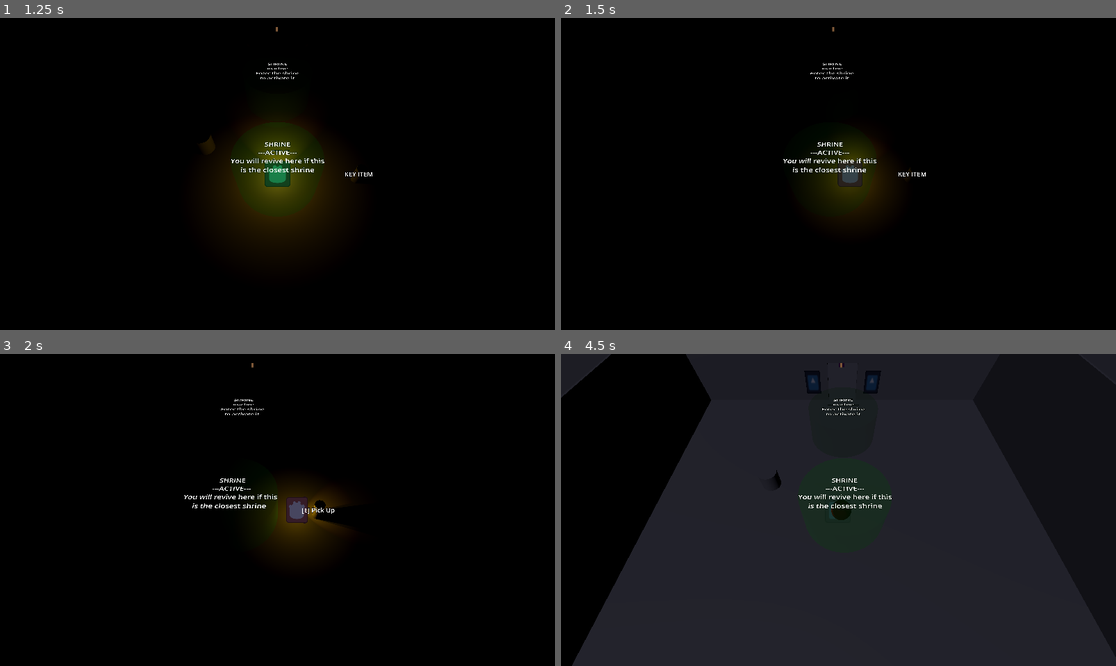
Above: before the commit, frames 1-4 (two rows, left to right).
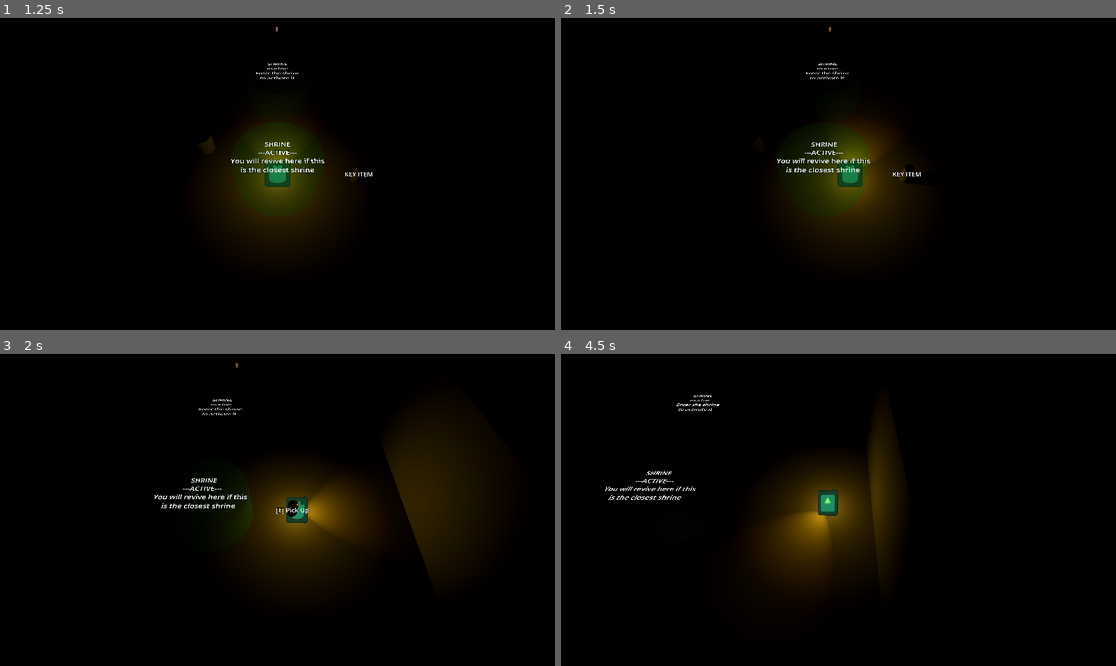
Above: after the commit, the same moments.

Repository: Rusty-Rat-Studios/dead-living-and-dying
Game: Godot game, scene res://game.tscn
The game is run twice, just before and just after one commit, with the same random seed, the same clock (stepped at 60 frames per second) and the same inputs. The engine's default icon, where the game draws it, is replaced by a stand-in: a white triangle on a blue panel in a dark square.
Inputs (mouse positions are in pixels of both pictures, inside the frame that each line leads up to):
- Up to frame 1 (1.25 s): click "START" at 0.5 s
- Up to frame 2 (1.5 s): tap Enter at 1.25 s; move the mouse to (960, 158) at 1.27 s; hold Right (ui_right) from 1.28 s (still down); tap Tab at 1.35 s
- Up to frame 3 (2 s): keep holding Right (ui_right); tap Keypad Enter (ui_accept) at 1.52 s
- Up to frame 4 (4.5 s): move the mouse to (727, 525) at 2.02 s; release Right (ui_right) at 2.03 s; hold Down (ui_down) 2.03-2.78 s; tap E (interact) at 2.1 s; tap Keypad Enter (ui_accept) at 2.27, 3.77 s; tap Tab at 2.3, 3.05, 3.6, 4.35 s; move the mouse to (894, 441) at 2.77 s; press the mouse at (894, 441) at 2.78 s; hold Right (ui_right) 2.78-3.53 s; move the mouse to (810, 572) at 3.52 s; release the mouse at (810, 572) at 3.53 s; hold Up (ui_up) 3.53-4.28 s; move the mouse to (1005, 556) at 4.27 s; hold Left (ui_left) from 4.28 s (still down)

Frame 1 is identical in both runs. In frame 2, 2.7% of the frame differs, in the area x 38-66%, y 2-64%; in frame 3, 9.1%; in frame 4, 71%, in the area x 0-100%, y 0-100%.

Commit message:
Cleanup and refactor player state machine to use enum

Diff:
--- a/autoloads/player_handler.gd
+++ b/autoloads/player_handler.gd
@@ -10,4 +10,14 @@
 
 # globally access player state
 func get_player_state() -> String:
-	return get_node("/root/Game/StateMachine").current_state.name
+	var sm: Node = player._state_machine
+	match sm.current_state:
+		sm.States.LIVING:
+			return "Living"
+		sm.States.DYING:
+			return "Dying"
+		sm.States.DEAD:
+			return "Dead"
+
+	push_error("Attempting to access invalid state: " + str(sm.current_state))
+	return ""
--- a/game.gd
+++ b/game.gd
@@ -26,17 +26,8 @@
 	SignalBus.player_state_changed.connect(_on_player_state_changed)
 
 
-func _unhandled_input(event: InputEvent) -> void:
-	state_machine.process_input(event)
-
-
-func _physics_process(delta: float) -> void:
-	# handle basic movement before passing to state-specific actions
-	state_machine.process_physics(delta)
-
-
-func _process(delta: float) -> void:
-	state_machine.process_frame(delta)
+#func _unhandled_input(event: InputEvent) -> void:
+	#state_machine.process_input(event)
 
 
 func reset() -> void:
--- a/game.tscn
+++ b/game.tscn
@@ -38,27 +38,17 @@
 visible = false
 light_color = Color(0.29219, 0.29219, 0.29219, 1)
 
-[node name="StateMachine" type="Node" parent="." node_paths=PackedStringArray("starting_state")]
+[node name="StateMachine" type="Node" parent="."]
 script = ExtResource("3_fg5sk")
-starting_state = NodePath("Living")
-
-[node name="Dead" type="Node" parent="StateMachine" node_paths=PackedStringArray("state_dead", "state_living", "state_dying")]
+
+[node name="Dead" type="Node" parent="StateMachine"]
 script = ExtResource("6_bheuf")
-state_dead = NodePath(".")
-state_living = NodePath("../Living")
-state_dying = NodePath("../Dying")
-
-[node name="Living" type="Node" parent="StateMachine" node_paths=PackedStringArray("state_dead", "state_living", "state_dying")]
+
+[node name="Living" type="Node" parent="StateMachine"]
 script = ExtResource("7_unc66")
-state_dead = NodePath("../Dead")
-state_living = NodePath(".")
-state_dying = NodePath("../Dying")
-
-[node name="Dying" type="Node" parent="StateMachine" node_paths=PackedStringArray("state_dead", "state_living", "state_dying")]
+
+[node name="Dying" type="Node" parent="StateMachine"]
 script = ExtResource("8_isvo6")
-state_dead = NodePath("../Dead")
-state_living = NodePath("../Living")
-state_dying = NodePath(".")
 
 [node name="WorldGrid" type="Node3D" parent="."]
 
--- a/player/player.gd
+++ b/player/player.gd
@@ -1,12 +1,14 @@
 class_name Player
 extends CharacterBody3D
 
+const BASE_SPEED: float = 6.0
+
 # player state machine, sibling node under Game node
-var state_machine: Node
+var _state_machine: Node
 # used to track player corpse - handled by states
-var corpse: Corpse
+var _corpse: Corpse
 
-@onready var speed: float = 6.0
+@onready var speed: float = BASE_SPEED
 # light variables used by state machine to adjust light strength based on state
 @onready var light_omni: OmniLight3D = $OmniLight3D
 @onready var light_spot: SpotLight3D = $SpotLight3D
@@ -24,10 +26,11 @@
 	SignalBus.item_picked_up.connect(_on_item_picked_up)
 
 
-func init(_state_machine: Node, _corpse: Corpse) -> void:
-	self.state_machine = _state_machine
+func init(state_machine: Node, corpse: Corpse) -> void:
+	print("player init")
+	_state_machine = state_machine
 	# set reference to player corpse
-	self.corpse = _corpse
+	_corpse = corpse
 
 
 func reset() -> void:
@@ -35,10 +38,10 @@
 	position = starting_position
 	hurtbox.reset()
 
-	state_machine.change_state(state_machine.starting_state)
+	_state_machine.change_state(_state_machine.starting_state)
 
 	camera.reset()
-	corpse.reset()
+	_corpse.reset()
 
 
 func _physics_process(delta: float) -> void:
--- a/player/state_machine/player_state.gd
+++ b/player/state_machine/player_state.gd
@@ -1,18 +1,15 @@
 class_name PlayerState
-extends State
+extends Node
 
-@export var state_dead: State
-@export var state_living: State
-@export var state_dying: State
+enum States {LIVING, DYING, DEAD}
 
-@export var speed: float = 6.0
+var _parent: Player
+var _state_machine: Node
 
-# reference to player passed into states to allow state-based control
-var parent: Player
-
-func enter() -> void:
-	pass
+func init(parent: Player, state_machine: Node) -> void:
+	_parent = parent
+	_state_machine = state_machine
 
 
-func process_input(_event: InputEvent) -> State:
-	return null
+func change_state(new_state: int) -> void:
+	_state_machine.change_state(new_state)
--- a/player/state_machine/player_state_machine.gd
+++ b/player/state_machine/player_state_machine.gd
@@ -1,41 +1,49 @@
 class_name StateMachine
 extends Node
 
-@export var starting_state: State
-var current_state: State
+enum States {LIVING, DYING, DEAD}
+var current_state: int
+# track node for calling functions of child state nodes
+var _current_state_node: Node
+
+@onready var _starting_state: int = States.LIVING
+
+func init(parent: Node3D) -> void:
+	# initialize all child states with reference to parent and state machine
+	for state: Node in get_children():
+		state.init(parent, self)
+
+	change_state(_starting_state)
 
 
-func init(parent: Node3D) -> void:
-	# give each child (state) a reference to parent it belongs to
-	# and enter default starting_state
-	for child: Node in get_children():
-		child.parent = parent
-
-	change_state(starting_state)
+func reset() -> void:
+	change_state(_starting_state)
 
 
-# allow each state to execute any exit logic before changing state
-func change_state(new_state: State) -> void:
-	if current_state:
-		current_state.exit()
+func get_state_node(state: int) -> Node:
+	match state:
+		States.LIVING:
+			return $Living
+		States.DYING:
+			return $Dying
+		States.DEAD:
+			return $Dead
+
+	push_error("Attempting to access invalid state: " + str(state))
+	return null
+
+
+func change_state(new_state: int) -> void:
+	# allow each state to execute any exit logic before changing state
+	if _current_state_node:
+		_current_state_node.exit()
 
 	current_state = new_state
-	current_state.enter()
+	_current_state_node = get_state_node(new_state)
+	_current_state_node.enter()
 
 
-func process_physics(delta: float) -> void:
-	var new_state: State = current_state.process_physics(delta)
-	if new_state:
-		change_state(new_state)
-
-
-func process_input(event: InputEvent) -> void:
-	var new_state: State = current_state.process_input(event)
-	if new_state:
-		change_state(new_state)
-
-
-func process_frame(delta: float) -> void:
-	var new_state: State = current_state.process_frame(delta)
-	if new_state:
-		change_state(new_state)
+#func process_input(event: InputEvent) -> void:
+	#var new_state: PlayerState = _current_state_node.process_input(event)
+	#if new_state:
+		#change_state(new_state)
--- a/player/state_machine/state_dead.gd
+++ b/player/state_machine/state_dead.gd
@@ -1,25 +1,26 @@
 extends PlayerState
+
+const DEAD_SPEED: float = 10.0
 
 const RESPAWN_TIME: float = 2
 
 func enter() -> void:
-	super()
-	parent.speed = 10.0
+	_parent.speed = DEAD_SPEED
 
 	# DEBUG: modulate color according to state
-	parent.get_node("RotationOffset/AnimatedSprite3D").modulate = Color(0.5, 0.5, 0.5, 0.5)
+	_parent.get_node("RotationOffset/AnimatedSprite3D").modulate = Color(0.5, 0.5, 0.5, 0.5)
 
 	# change collision layers out of physical plane into spirit plane
-	parent.collision_layer = CollisionBit.PLAYER + CollisionBit.SPIRIT
-	parent.collision_mask = CollisionBit.WORLD + CollisionBit.SPIRIT
-	parent.hurtbox.collision_mask = CollisionBit.SPIRIT
+	_parent.collision_layer = CollisionBit.PLAYER + CollisionBit.SPIRIT
+	_parent.collision_mask = CollisionBit.WORLD + CollisionBit.SPIRIT
+	_parent.hurtbox.collision_mask = CollisionBit.SPIRIT
 
 	SignalBus.player_hurt.connect(_on_player_hurt)
 	SignalBus.player_revived.connect(_on_player_revived)
 	SignalBus.player_state_changed.emit("Dead")
 
 	# drop key item if player is carrying it
-	var key_item: Node3D = parent.get_node_or_null("Inventory/KeyItem")
+	var key_item: Node3D = _parent.get_node_or_null("Inventory/KeyItem")
 	if key_item:
 		key_item.drop()
 
@@ -27,35 +28,34 @@
 
 
 func exit() -> void:
-	super()
 	# change collision layers out of spirit plane into physical plane
-	parent.collision_layer = CollisionBit.PLAYER + CollisionBit.PHYSICAL
-	parent.collision_mask = CollisionBit.WORLD
-	parent.hurtbox.collision_mask = CollisionBit.PHYSICAL
+	_parent.collision_layer = CollisionBit.PLAYER + CollisionBit.PHYSICAL
+	_parent.collision_mask = CollisionBit.WORLD
+	_parent.hurtbox.collision_mask = CollisionBit.PHYSICAL
 
 	SignalBus.player_hurt.disconnect(_on_player_hurt)
 	SignalBus.player_revived.disconnect(_on_player_revived)
 
 
-func process_input(event: InputEvent) -> State:
-	# DEBUG: press tab to cycle state
-	if event is InputEventKey and event.pressed:
-		if event.keycode == KEY_TAB:
-			return state_living
-	return null
+#func process_input(event: InputEvent) -> State:
+	## DEBUG: press tab to cycle state
+	#if event is InputEventKey and event.pressed:
+		#if event.keycode == KEY_TAB:
+			#return state_living
+	#return null
 
 
 func move_to_shrine() -> void:
 	# temporarily deactivate player collision and hurtbox to ensure they
 	# don't interact with anything while tweening to shrine
 	# --- reactivate after reaching shrine
-	parent.hurtbox.collision_shape.set_deferred("disabled", true)
-	parent.collision_shape.set_deferred("disabled", true)
+	_parent.hurtbox.collision_shape.set_deferred("disabled", true)
+	_parent.collision_shape.set_deferred("disabled", true)
 
 	# spawn player corpse at death location
-	parent.corpse.global_position = parent.global_position
+	_parent._corpse.global_position = _parent.global_position
 	# corpse collision is ignored because player collision is temporarily disabled
-	parent.corpse.activate()
+	_parent._corpse.activate()
 
 	# find and move player to closest active shrine
 	var active_shrines: Array[Shrine] = ShrineManager.get_active_shrines()
@@ -64,26 +64,26 @@
 		push_error("No active shrine in game. There should always be a default shrine that is permanently active.")
 		SignalBus.game_over.emit()
 		return
-	var target_shrine: Shrine = Utility.find_closest(active_shrines, parent.global_position)
+	var target_shrine: Shrine = Utility.find_closest(active_shrines, _parent.global_position)
 
 	# disable camera lagging for duration of motion
-	parent.camera.disable()
+	_parent.camera.disable()
 	var tween: Tween = get_tree().create_tween()
 	# move corpse towards shrine over RESPAWN_TIME duration
-	tween.tween_property(parent, "global_position", target_shrine.global_position,
+	tween.tween_property(_parent, "global_position", target_shrine.global_position,
 		RESPAWN_TIME).set_trans(Tween.TRANS_CUBIC)
 
 	# wait for tween to finish before reactivating collision layers and camera
 	await Utility.delay(RESPAWN_TIME)
 
 	# re-enable camera lagging
-	parent.camera.enable()
+	_parent.camera.enable()
 	# consume shrine (note: does not consume default shrine)
 	target_shrine.consume()
 
 	# enable collision layers for spirit plane
-	parent.hurtbox.collision_shape.set_deferred("disabled", false)
-	parent.collision_shape.set_deferred("disabled", false)
+	_parent.hurtbox.collision_shape.set_deferred("disabled", false)
+	_parent.collision_shape.set_deferred("disabled", false)
 
 
 func _on_player_hurt() -> void:
@@ -91,7 +91,7 @@
 
 
 func _on_player_revived(corpse_global_position: Vector3) -> void:
-	parent.global_position = corpse_global_position
+	_parent.global_position = corpse_global_position
 	# provide i-frames on revive, no flashing
-	parent.take_damage(false)
-	parent.state_machine.change_state(state_living)
+	_parent.take_damage(false)
+	_state_machine.change_state(States.LIVING)
--- a/player/state_machine/state_dying.gd
+++ b/player/state_machine/state_dying.gd
@@ -1,36 +1,37 @@
 extends PlayerState
 
+const DYING_SPEED: float = 4.0
 
 func enter() -> void:
-	super()
-	parent.speed = 4.0
+	_parent.speed = DYING_SPEED
+
 
 	# DEBUG: modulate color according to state
-	parent.get_node("RotationOffset/AnimatedSprite3D").modulate = Color(1, 0.5, 0.5)
+	_parent.get_node("RotationOffset/AnimatedSprite3D").modulate = Color(1, 0.5, 0.5)
 
 	SignalBus.player_hurt.connect(_on_player_hurt)
 	SignalBus.player_state_changed.emit("Dying")
 
 	# adjust light strength
-	parent.light_omni.omni_range = 4
-	parent.light_omni.light_energy = 0.4
-	parent.light_spot.spot_range = 6
-	parent.light_spot.light_energy = 0.4
+	_parent.light_omni.omni_range = 4
+	_parent.light_omni.light_energy = 0.4
+	_parent.light_spot.spot_range = 6
+	_parent.light_spot.light_energy = 0.4
 
 
 func exit() -> void:
 	SignalBus.player_hurt.disconnect(_on_player_hurt)
 
 
-func process_input(event: InputEvent) -> State:
-	# DEBUG: press tab to cycle state
-	if event is InputEventKey and event.pressed:
-		if event.keycode == KEY_TAB:
-			return state_dead
-	return null
+#func process_input(event: InputEvent) -> State:
+	## DEBUG: press tab to cycle state
+	#if event is InputEventKey and event.pressed:
+		#if event.keycode == KEY_TAB:
+			#return state_dead
+	#return null
 
 
 func _on_player_hurt() -> void:
 	# activate i-frames without flash
-	parent.take_damage(false)
-	parent.state_machine.change_state(state_dead)
+	_parent.take_damage(false)
+	_state_machine.change_state(States.DEAD)
--- a/player/state_machine/state_living.gd
+++ b/player/state_machine/state_living.gd
@@ -1,35 +1,33 @@
 extends PlayerState
 
-
 func enter() -> void:
-	super()
-	parent.speed = 6.0
+	_parent.speed = _parent.BASE_SPEED
 
 	# DEBUG: modulate color according to state
-	parent.get_node("RotationOffset/AnimatedSprite3D").modulate = Color(0.5, 1, 0.5)
+	_parent.get_node("RotationOffset/AnimatedSprite3D").modulate = Color(0.5, 1, 0.5)
 
 	SignalBus.player_hurt.connect(_on_player_hurt)
 	SignalBus.player_state_changed.emit("Living")
 
 	# adjust light strength
-	parent.light_omni.omni_range = 6
-	parent.light_omni.light_energy = 1
-	parent.light_spot.spot_range = 10
-	parent.light_spot.light_energy = 1
+	_parent.light_omni.omni_range = 6
+	_parent.light_omni.light_energy = 1
+	_parent.light_spot.spot_range = 10
+	_parent.light_spot.light_energy = 1
 
 
 func exit() -> void:
 	SignalBus.player_hurt.disconnect(_on_player_hurt)
 
 
-func process_input(event: InputEvent) -> State:
-	# DEBUG: press tab to cycle state
-	if event is InputEventKey and event.pressed:
-		if event.keycode == KEY_TAB:
-			return state_dying
-	return null
+#func process_input(event: InputEvent) -> State:
+	## DEBUG: press tab to cycle state
+	#if event is InputEventKey and event.pressed:
+		#if event.keycode == KEY_TAB:
+			#return state_dying
+	#return null
 
 
 func _on_player_hurt() -> void:
-	parent.take_damage()
-	parent.state_machine.change_state(state_dying)
+	_parent.take_damage()
+	_state_machine.change_state(States.DYING)
--- a/test/grid_test.tscn
+++ b/test/grid_test.tscn
@@ -27,27 +27,17 @@
 visible = false
 light_color = Color(0.29219, 0.29219, 0.29219, 1)
 
-[node name="StateMachine" type="Node" parent="." node_paths=PackedStringArray("starting_state")]
+[node name="StateMachine" type="Node" parent="."]
 script = ExtResource("3_3ig3n")
-starting_state = NodePath("Living")
 
-[node name="Dead" type="Node" parent="StateMachine" node_paths=PackedStringArray("state_dead", "state_living", "state_dying")]
+[node name="Dead" type="Node" parent="StateMachine"]
 script = ExtResource("4_r4nk8")
-state_dead = NodePath(".")
-state_living = NodePath("../Living")
-state_dying = NodePath("../Dying")
 
-[node name="Living" type="Node" parent="StateMachine" node_paths=PackedStringArray("state_dead", "state_living", "state_dying")]
+[node name="Living" type="Node" parent="StateMachine"]
 script = ExtResource("5_7fl8v")
-state_dead = NodePath("../Dead")
-state_living = NodePath(".")
-state_dying = NodePath("../Dying")
 
-[node name="Dying" type="Node" parent="StateMachine" node_paths=PackedStringArray("state_dead", "state_living", "state_dying")]
+[node name="Dying" type="Node" parent="StateMachine"]
 script = ExtResource("6_xupbb")
-state_dead = NodePath("../Dead")
-state_living = NodePath("../Living")
-state_dying = NodePath(".")
 
 [node name="WorldGrid" type="Node3D" parent="."]
 script = ExtResource("7_24rg8")
